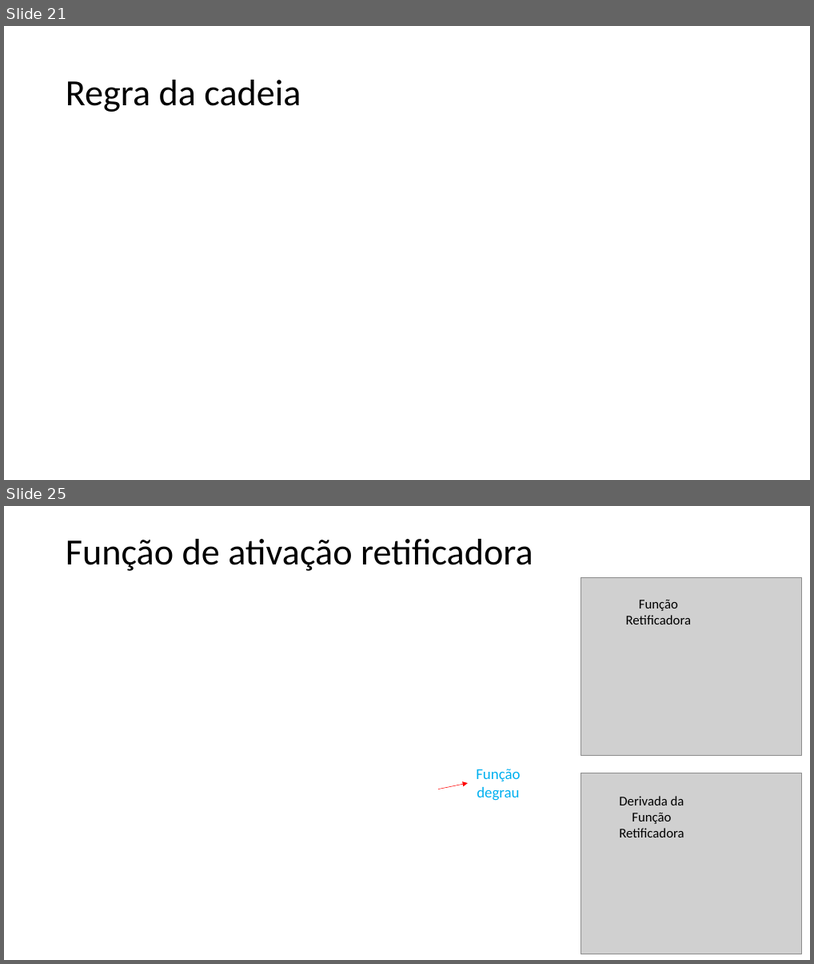
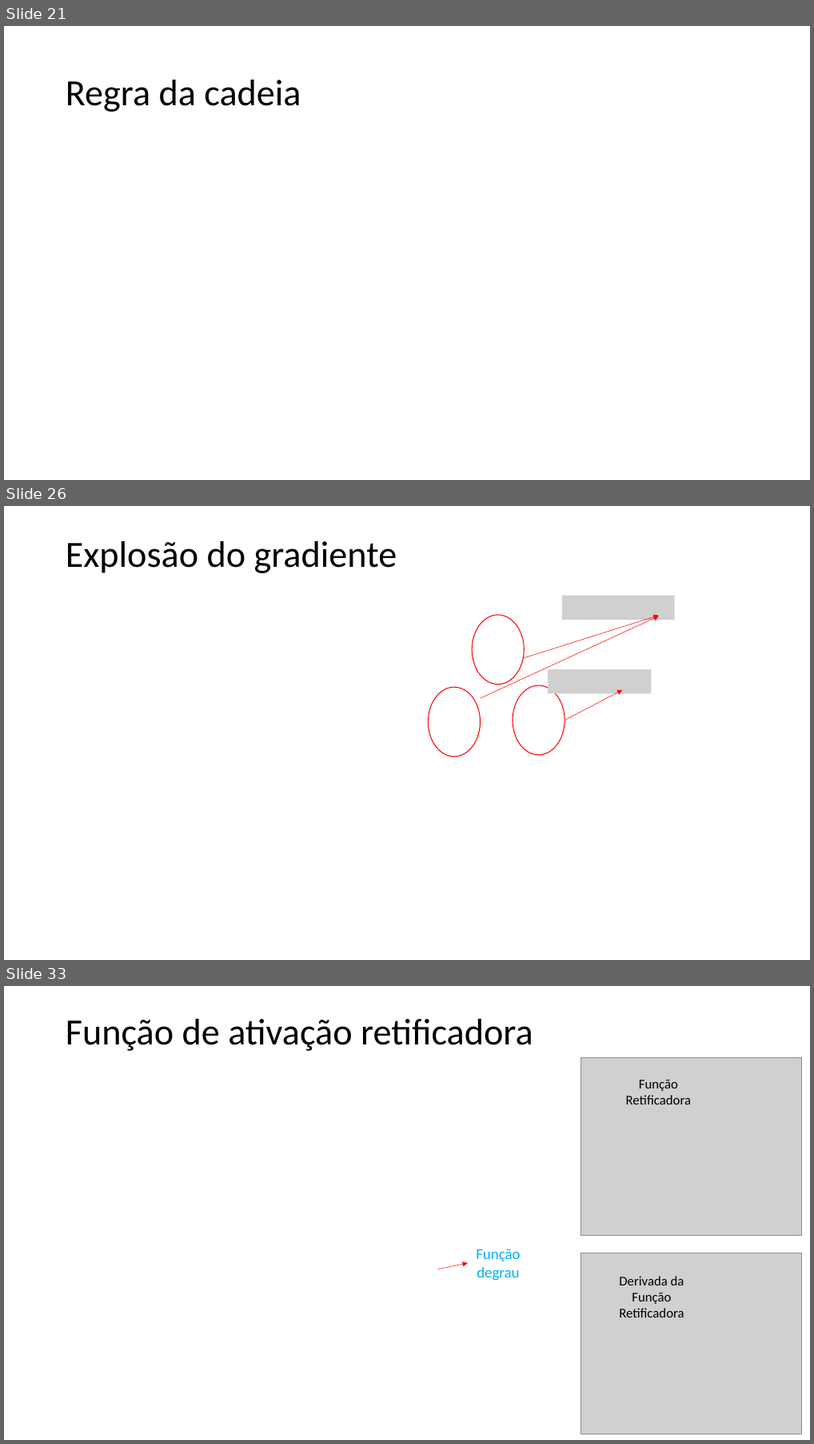
Before and after one commit to zz4fap/t320_aprendizado_de_maquina, a slide deck: slides/T320_Redes_Neurais_Artificiais (Parte II).pptx. Shown one above the other, each under a label of ours: slides 21 and 25 before the commit, slides 21, 26 and 33 after it; the slides between them are not shown. The pictures are 814x964 and 814x1444 pixels, drawn with LibreOffice and Linux fonts; fonts in the diff are those of the drawing; grey boxes stand for pictures. Boxes give left, top, right and bottom in pixels: in the first picture for what was removed or moved away, otherwise in the second. Text is boxed around its words. In the diff, an @@ line names an element or a change of style, - is before the commit and + after.

```diff
--- a/slides/T320_Redes_Neurais_Artificiais (Parte II).pptx
+++ b/slides/T320_Redes_Neurais_Artificiais (Parte II).pptx
@@ slide 26 added at <box>4,506,810,960</box>, background #FFFFFF @@
@@ title added at <box>66,541,398,573</box>, 44 pt, text #000000 @@
+Explosão do gradiente
@@ picture added at <box>562,596,675,620</box> @@
@@ ellipse added at <box>472,615,524,684</box>, outline #FF0000 1 pt @@
@@ arrow added from (481, 698) to (659, 616), #FF0000 0.5 pt @@
@@ arrow added from (524, 658) to (659, 616), #FF0000 0.5 pt @@
@@ picture added at <box>549,669,652,693</box> @@
@@ ellipse added at <box>429,687,481,756</box>, outline #FF0000 1 pt @@
@@ ellipse added at <box>513,685,565,755</box>, outline #FF0000 1 pt @@
@@ arrow added from (565, 720) to (623, 690), #FF0000 0.5 pt @@
@@ what was slide 25 is now slide 33 @@
```
Also in this commit, not shown: 2 slides changed, 7 other slides added.
